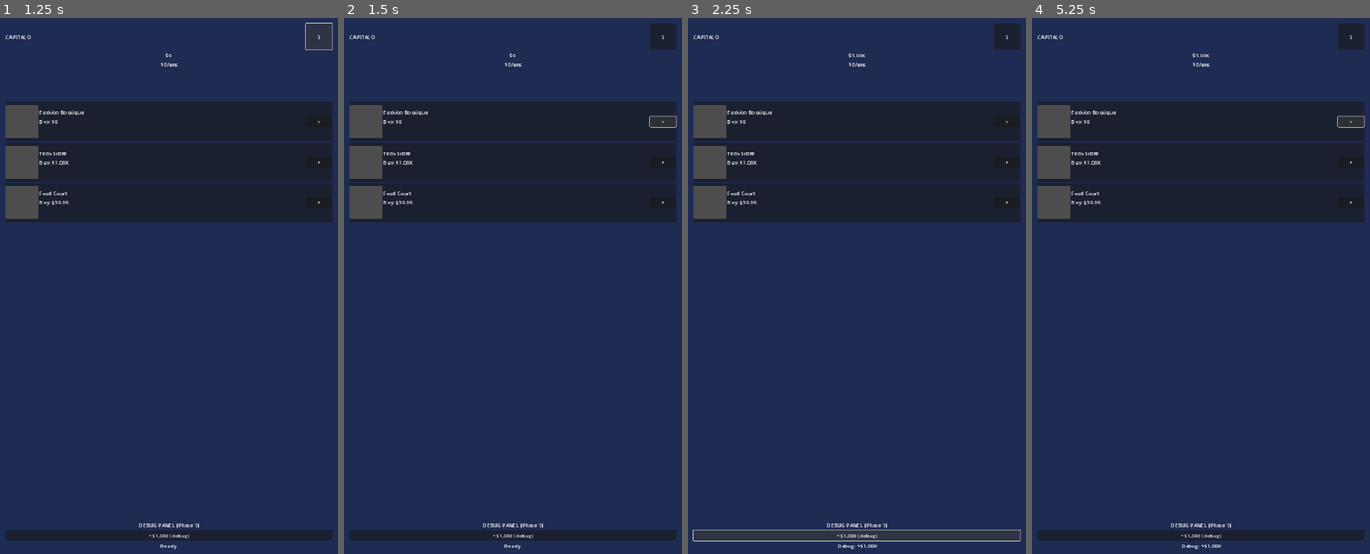
Above: before the commit, frames 1-4 (left to right).
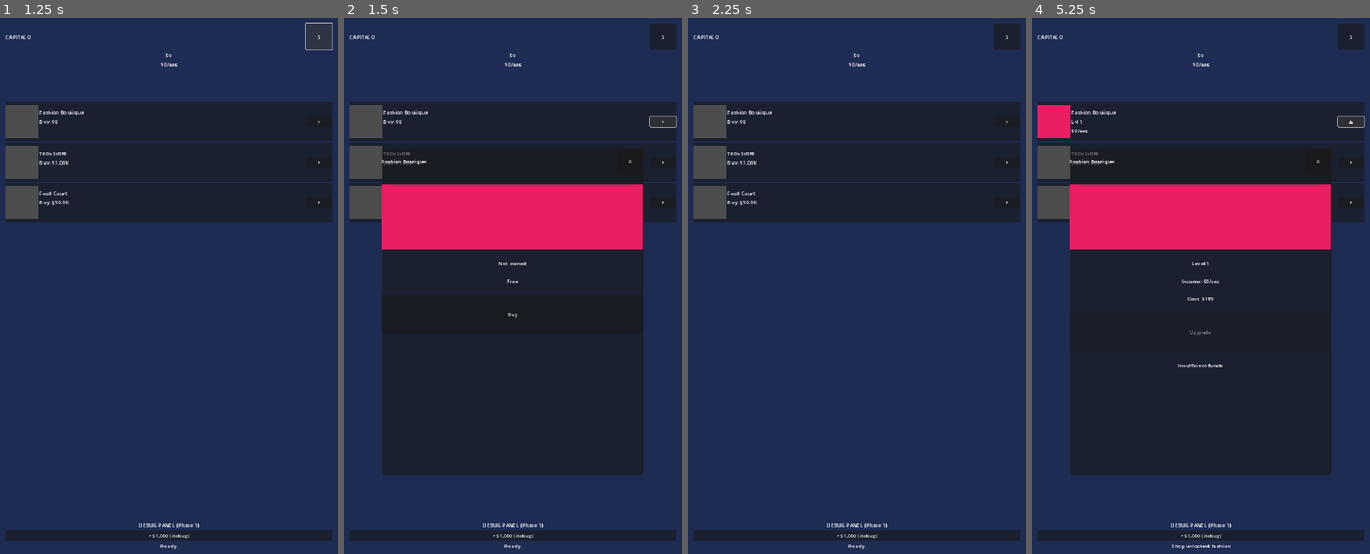
Above: after the commit, the same moments.

Repository: arianos11/Capitalo
Game: Godot game, scene res://scenes/main/Main.tscn
The game is run twice, just before and just after one commit, with the same random seed, the same clock (stepped at 60 frames per second) and the same inputs.
Inputs (mouse positions are in pixels of both pictures, inside the frame that each line leads up to):
- Up to frame 1 (1.25 s): click "S" at 0.5 s
- Up to frame 2 (1.5 s): click "+" at 1.25 s
- Up to frame 3 (2.25 s): click "+$1,000 (debug)" at 2 s
- Up to frame 4 (5.25 s): click "S" at 2.75 s; click "+" at 3.5 s; click (1201, 312) at 4.25 s, where only the run after the commit has a clickable "Buy"; click (1349, 119) at 5 s, where only the run after the commit has a clickable "▲"

Frame 1 is identical in both runs. In frame 2, 42% of the frame differs, in the area x 11-89%, y 25-86%; in frame 3, 0.4%; in frame 4, 43%, in the area x 1-96%, y 6-100%.

Commit message:
feat(modal): add ModalController autoload + ModalLayer
ModalController.gd: subscribes shop_slot_tapped, instantiates
ShopUpgradeModal, adds to Main/ModalLayer (fallback: scene root for tests).
Guards against second open while modal active via _active_modal != null check.
project.godot: register ModalController last in [autoload] (EventBus first).
Main.tscn: add ModalLayer CanvasLayer (layer=10) as sibling to UI.

Co-Authored-By: Claude Sonnet 4.6 <noreply@anthropic.com>

Diff:
--- a/project.godot
+++ b/project.godot
@@ -24,6 +24,7 @@
 EconomyManager="*res://scripts/autoload/EconomyManager.gd"
 CampaignSystem="*res://scripts/autoload/CampaignSystem.gd"
 AudioManager="*res://scripts/autoload/AudioManager.gd"
+ModalController="*res://scripts/autoload/ModalController.gd"
 
 [debug]
 
--- a/scenes/main/Main.tscn
+++ b/scenes/main/Main.tscn
@@ -15,6 +15,9 @@
 color = Color(0.117647, 0.168627, 0.32549, 1)
 
 [node name="UI" type="CanvasLayer" parent="."]
+
+[node name="ModalLayer" type="CanvasLayer" parent="."]
+layer = 10
 
 [node name="HUD" parent="UI" instance=ExtResource("3_hud")]
 offset_left = 0.0
--- /dev/null
+++ b/scripts/autoload/ModalController.gd
@@ -0,0 +1,39 @@
+## ModalController.gd
+## AUTOLOAD: Listens for shop_slot_tapped, opens/closes ShopUpgradeModal.
+## Single modal at a time — refuses second open while one is active.
+## Adds modal to Main/ModalLayer; falls back to scene root (e.g. in tests).
+
+extends Node
+
+const _MODAL_SCENE := preload("res://scenes/ui/ShopUpgradeModal.tscn")
+
+var _active_modal: Node = null
+
+
+func _ready() -> void:
+	EventBus.shop_slot_tapped.connect(_on_shop_slot_tapped)
+	EventBus.modal_closed.connect(_on_modal_closed)
+
+
+func _on_shop_slot_tapped(shop_id: String, state: String) -> void:
+	if _active_modal != null and is_instance_valid(_active_modal):
+		return
+	var modal = _MODAL_SCENE.instantiate()
+	var layer := _get_modal_layer()
+	layer.add_child(modal)
+	modal.setup(shop_id, state)
+	_active_modal = modal
+	EventBus.modal_opened.emit("shop_upgrade")
+
+
+func _on_modal_closed(modal_name: String) -> void:
+	if modal_name == "shop_upgrade":
+		_active_modal = null
+
+
+func _get_modal_layer() -> Node:
+	var root := get_tree().get_root()
+	var modal_layer := root.get_node_or_null("Main/ModalLayer")
+	if modal_layer:
+		return modal_layer
+	return root
